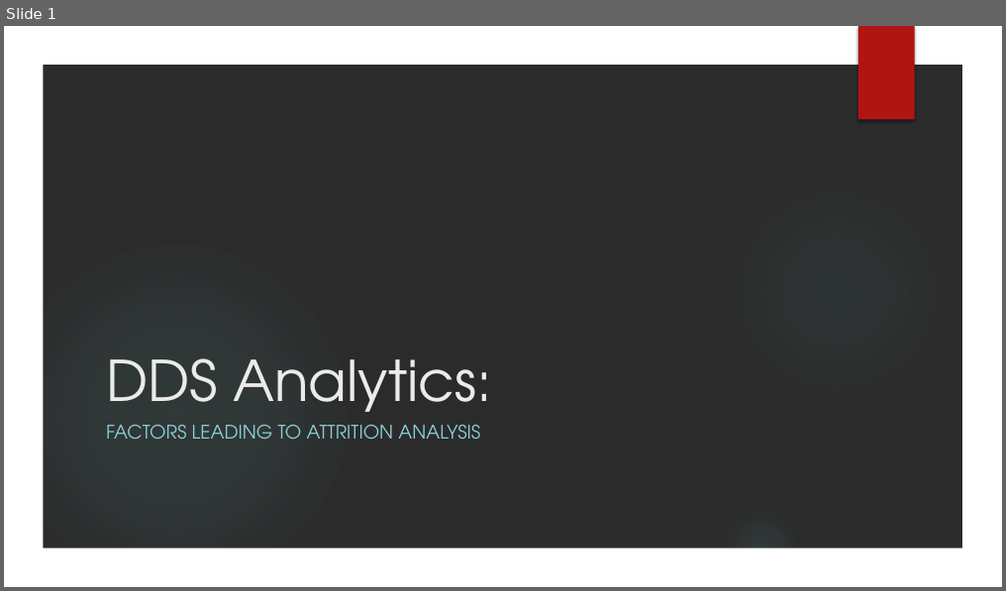
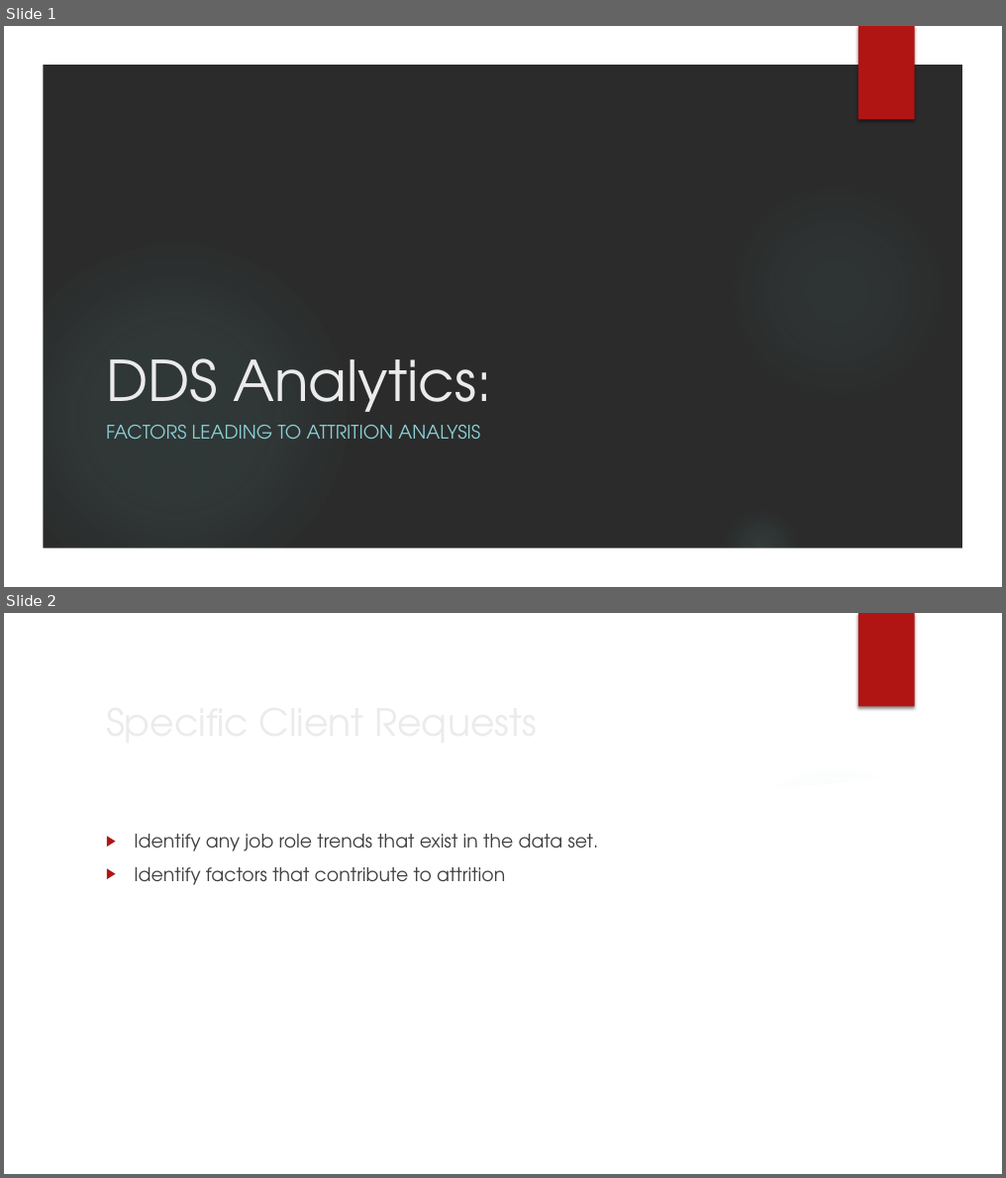
Before and after one commit to Ujustwaite/DDS_Case_Study_2, a slide deck: DraftPresentation.pptx. Shown one above the other, each under a label of ours: slide 1 before the commit, slides 1 and 2 after it. The pictures are 1006x591 and 1006x1178 pixels, drawn with LibreOffice and Linux fonts; fonts in the diff are those of the drawing; background and template pictures are left out; a plain dark background stands for a picture behind light text. Boxes give left, top, right and bottom in pixels: in the first picture for what was removed or moved away, otherwise in the second. Text is boxed around its words. In the diff, an @@ line names an element or a change of style, - is before the commit and + after.

Commit message:
More updates to presentation

```diff
--- a/DraftPresentation.pptx
+++ b/DraftPresentation.pptx
@@ slide 2 added at [4,613,1002,1174], background picture (left out); not listed: 5 template elements that a slide beside it also shows @@
@@ title added at [98,692,821,750], 36 pt, text #EBEBEB @@
+Specific Client Requests
@@ freeform shape added at [698,738,971,819], fill #FFFFFF at 20% opacity @@
@@ freeform shape added at [42,765,964,1137], fill #FFFFFF @@
@@ text added at [134,834,599,885], 18 pt, text #404040 @@
+▶ Identify any job role trends that exist in the data set.
+▶ Identify factors that contribute to attrition
```
Also in this commit, not shown: 1 other slide added.
